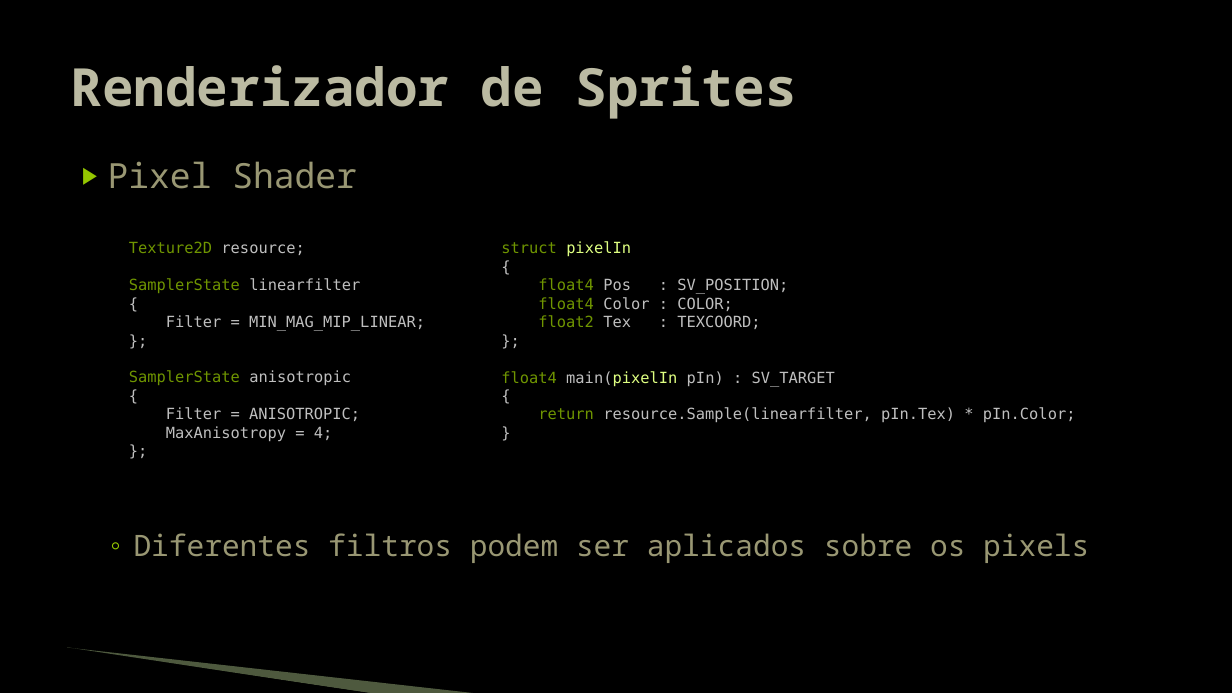
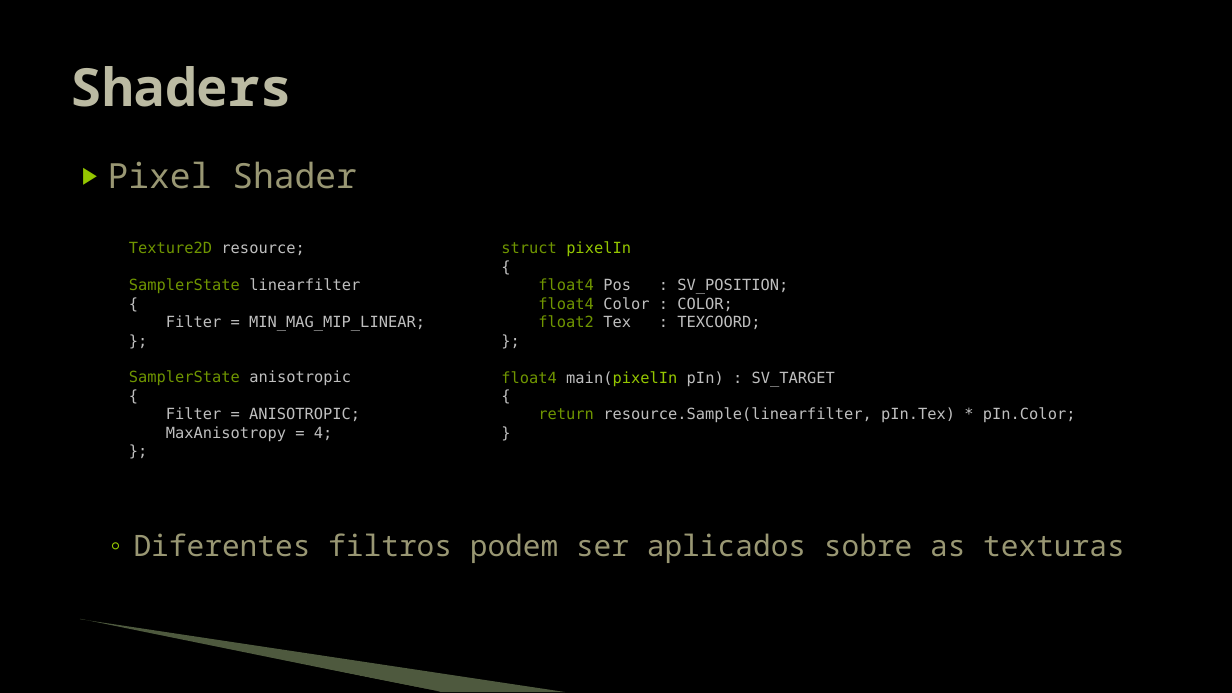
Before and after one commit to JudsonSS/Jogos, a slide deck: slide 11 of Slides/08. Desenho de Sprites.pptx. Drawn at 1232x693 pixels with LibreOffice and Linux fonts; fonts in the diff are those of the drawing; background and template pictures are left out. Boxes give left, top, right and bottom in pixels: in the first picture for what was removed or moved away, otherwise in the second. Text is boxed around its words. In the diff, an @@ line names an element or a change of style, - is before the commit and + after.

```diff
--- a/Slides/08. Desenho de Sprites.pptx
+++ b/Slides/08. Desenho de Sprites.pptx
@@ title at box(71, 66, 292, 107): text changed @@
-Renderizador de Sprites
+Shaders
@@ text at box(501, 241, 835, 387): text colour #DFFF82 to #94C600 in "pixelIn", "main(pixelIn" @@
@@ text at box(134, 533, 1125, 563): text changed @@
-  ◦ Diferentes filtros podem ser aplicados sobre os pixels
+  ◦ Diferentes filtros podem ser aplicados sobre as texturas
@@ freeform shape: place and size @@
-freeform shape at box(66, 649, 374, 693)
+freeform shape at box(78, 621, 440, 692)
@@ freeform shape: place and size @@
-freeform shape at box(67, 648, 481, 693)
+freeform shape at box(80, 619, 566, 692)
```
Also in this commit, not shown: 19 other slides changed.
